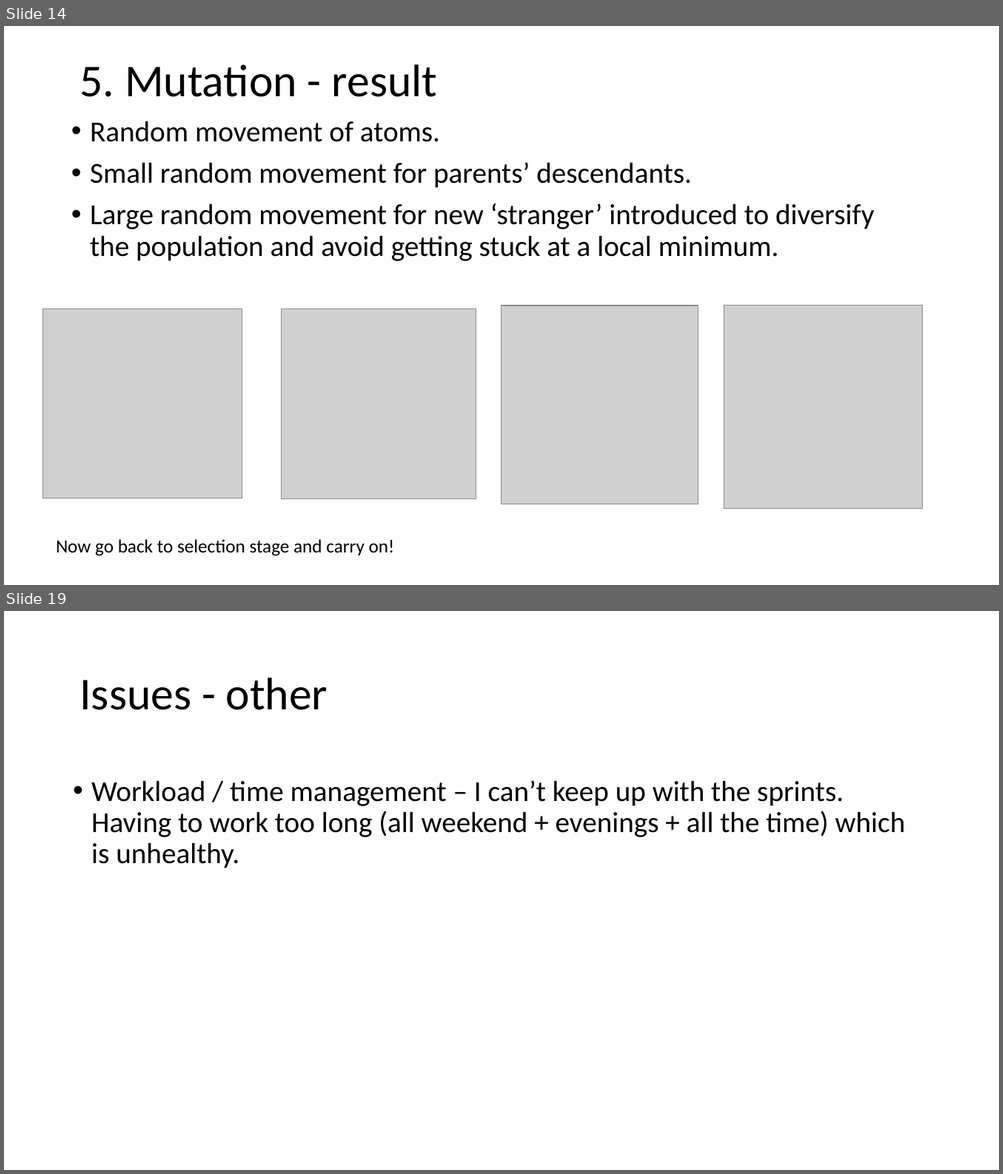
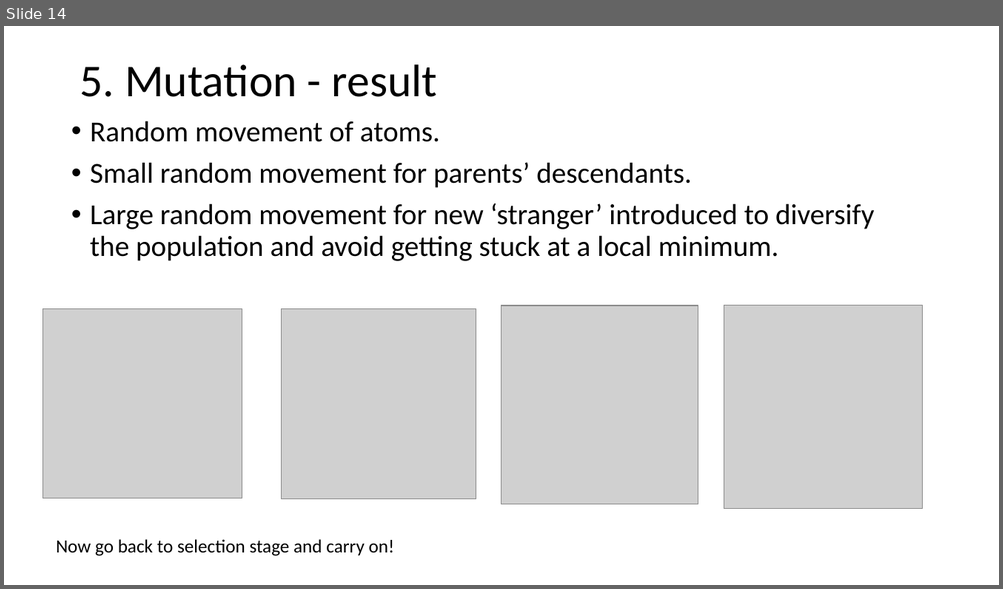
Before and after one commit to Sophie-Turner/GeOpt, a slide deck: Documentation/Sprint2/Presentation.pptx. Shown one above the other, each under a label of ours: slides 14 and 19 before the commit, slide 14 after it; the slides between them are not shown. The pictures are 1003x1174 and 1003x589 pixels, drawn with LibreOffice and Linux fonts; fonts in the diff are those of the drawing; grey boxes stand for pictures. Boxes give left, top, right and bottom in pixels: in the first picture for what was removed or moved away, otherwise in the second. Text is boxed around its words. In the diff, an @@ line names an element or a change of style, - is before the commit and + after.

Commit message:
Finished ppt to explain Sprint 2.

```diff
--- a/Documentation/Sprint2/Presentation.pptx
+++ b/Documentation/Sprint2/Presentation.pptx
@@ slide 19 removed at [4, 611, 999, 1170], background #FFFFFF @@
@@ title removed at [79, 678, 327, 710] @@
-Issues - other
@@ text removed at [91, 780, 905, 869] @@
-• Workload / time management – I can’t keep up with the sprints. Having to work too long (all weekend + evenings + all the time) which is unhealthy.
```
Also in this commit, not shown: 4 slides changed.
